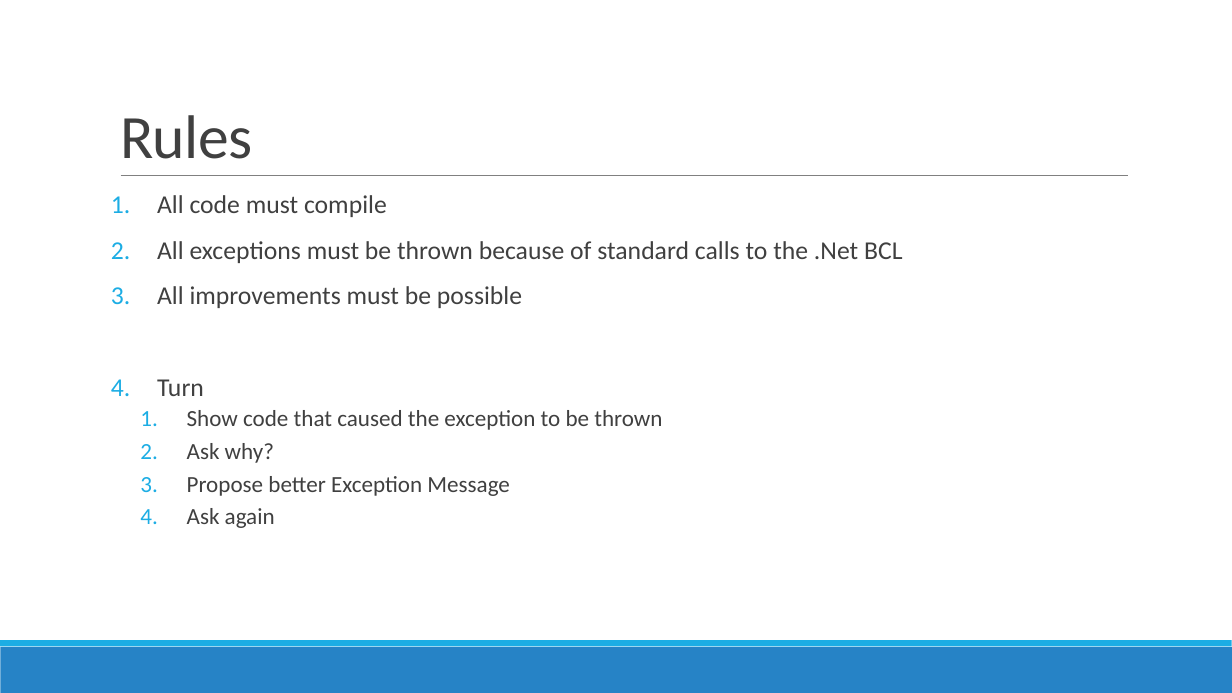
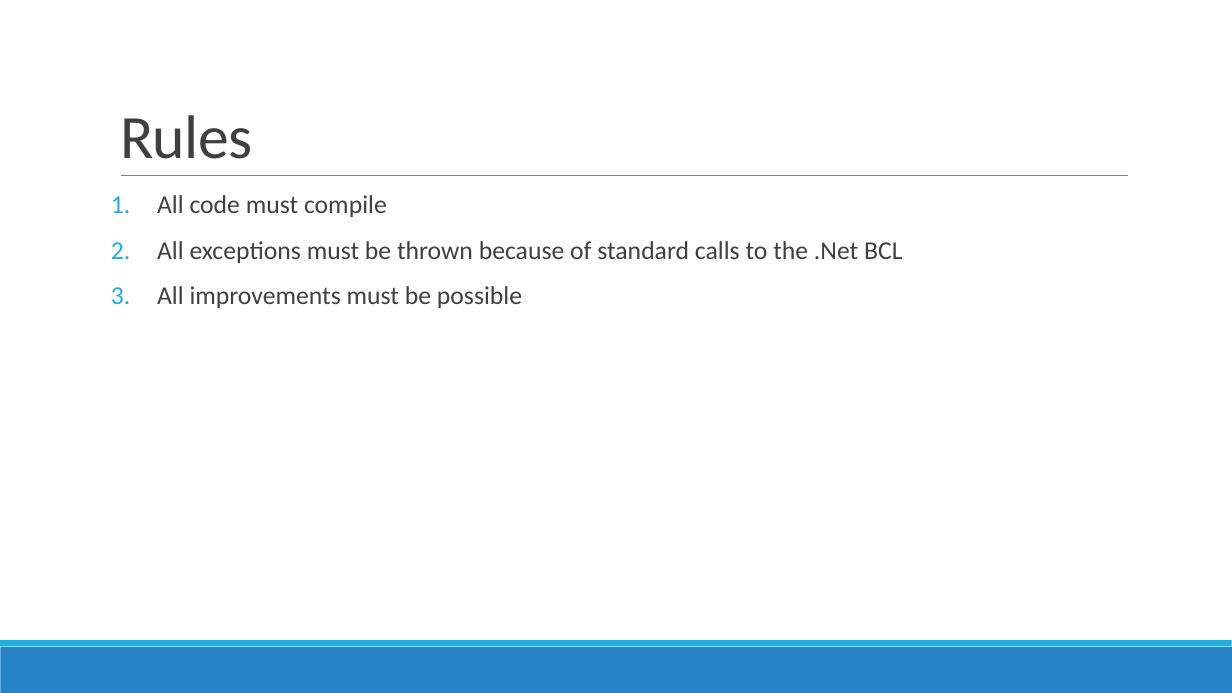
Before and after one commit to jamesrcounts/ExceptionalTalk, a slide deck: slide 3 of Exceptional Exceptions.pptx. Drawn at 1232x693 pixels with LibreOffice and Linux fonts; fonts in the diff are those of the drawing. Boxes give left, top, right and bottom in pixels: in the first picture for what was removed or moved away, otherwise in the second. Text is boxed around its words. In the diff, an @@ line names an element or a change of style, - is before the commit and + after.

```diff
--- a/Exceptional Exceptions.pptx
+++ b/Exceptional Exceptions.pptx
@@ text at [157, 379, 662, 528]: paragraphs removed @@
-4. Turn
-  1. Show code that caused the exception to be thrown
-  2. Ask why?
-  3. Propose better Exception Message
-  4. Ask again
```
Also in this commit, not shown: 4 other slides changed, 1 slide added, 1 other file.
